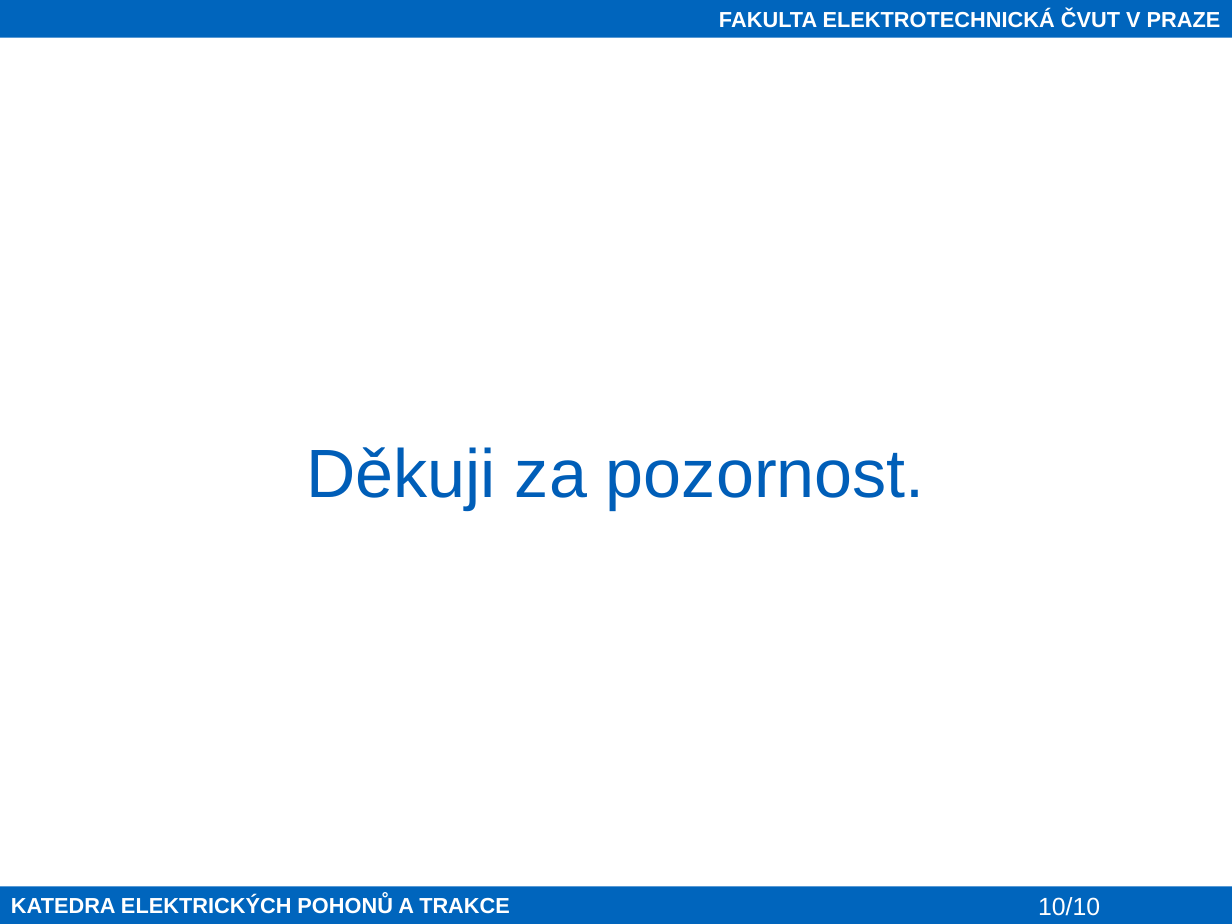
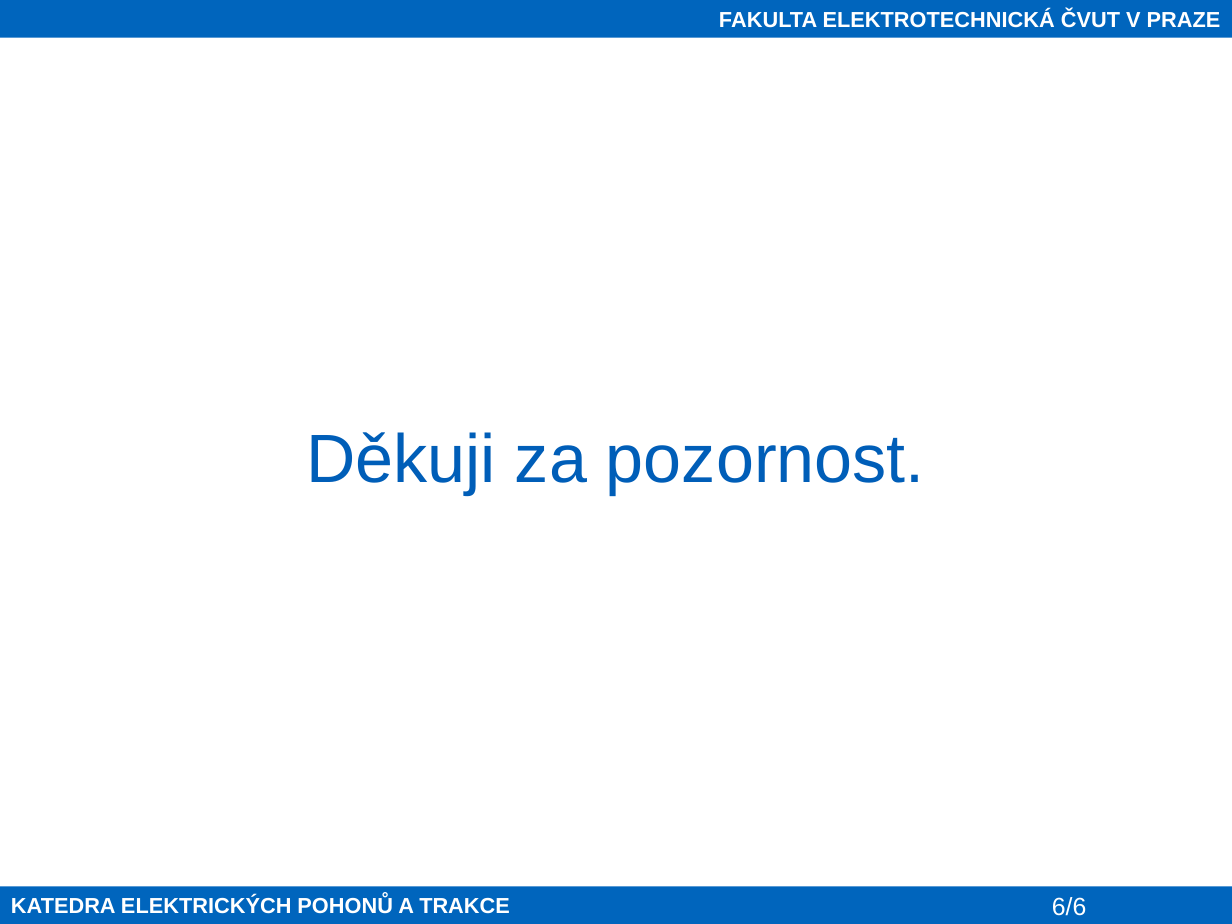
Before and after one commit to petrzakopal/dp, a slide deck: slide 6 of presentation/Zakopal_prezentace.pptx (slide 10 before the commit). Drawn at 1232x924 pixels with LibreOffice and Linux fonts; fonts in the diff are those of the drawing; background and template pictures are left out. Boxes give left, top, right and bottom in pixels: in the first picture for what was removed or moved away, otherwise in the second. Text is boxed around its words. In the diff, an @@ line names an element or a change of style, - is before the commit and + after.

```diff
--- a/presentation/Zakopal_prezentace.pptx
+++ b/presentation/Zakopal_prezentace.pptx
@@ text "Děkuji za pozornost.": place and size @@
-text "Děkuji za pozornost." at [306,447,925,509]
+text "Děkuji za pozornost." at [306,432,925,495]
@@ page number at [1052,897,1086,916]: text changed @@
-10/10
+6/6
```
Also in this commit, not shown: 2 slides added, 10 other files.
